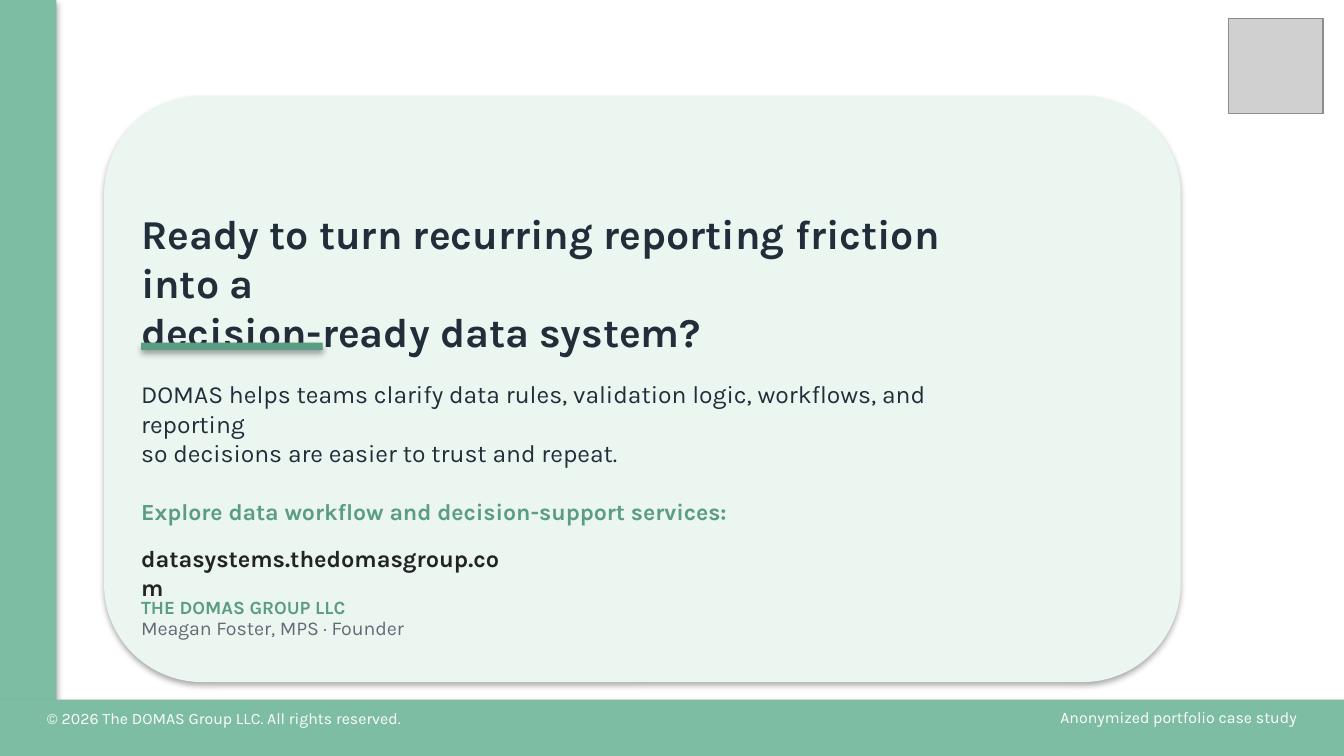
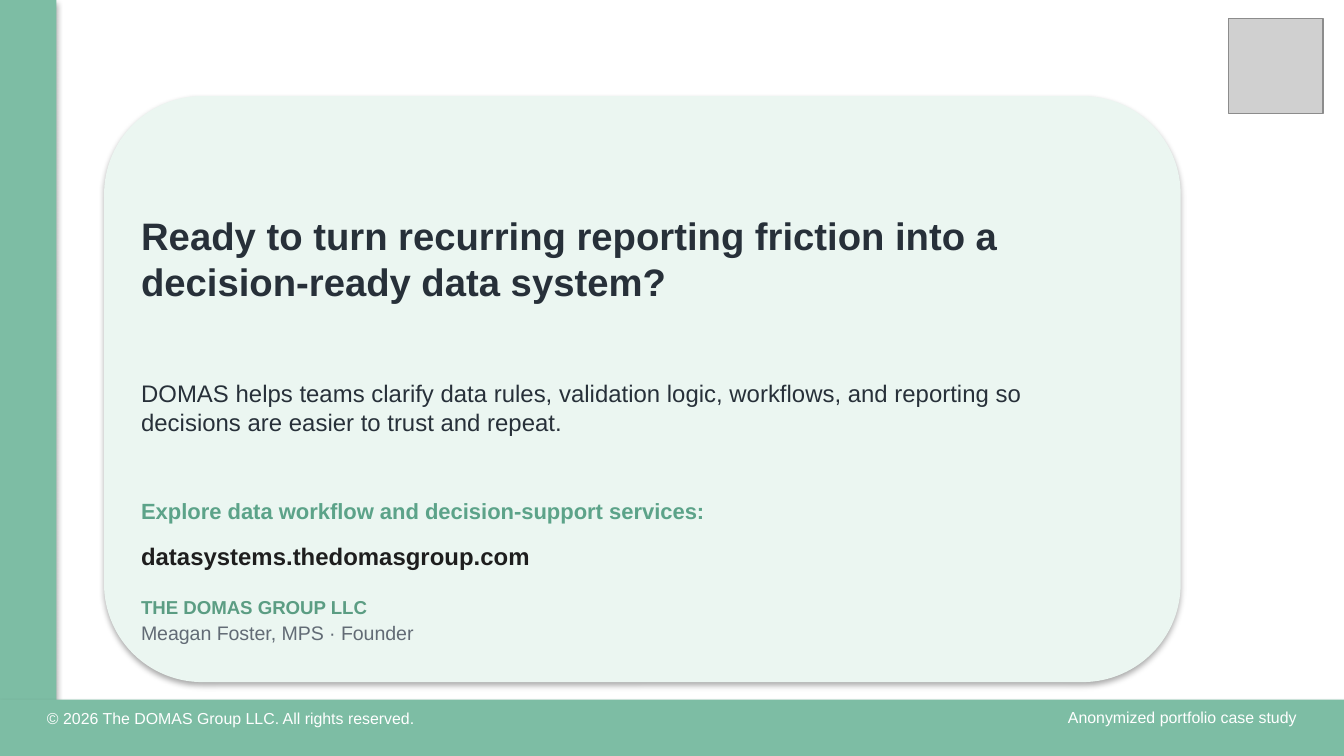
Before and after one commit to TheDOMASGroupLLC/healthcare-operations-benchmarking, a slide deck: slide 15 of case-study/Healthcare_Operations_Benchmarking_Case_Study.pptx (slide 17 before the commit). Drawn at 1344x756 pixels with LibreOffice and Linux fonts; fonts in the diff are those of the drawing; grey boxes stand for pictures; background and template pictures are left out. Boxes give left, top, right and bottom in pixels: in the first picture for what was removed or moved away, otherwise in the second. Text is boxed around its words. In the diff, an @@ line names an element or a change of style, - is before the commit and + after.

```diff
--- a/case-study/Healthcare_Operations_Benchmarking_Case_Study.pptx
+++ b/case-study/Healthcare_Operations_Benchmarking_Case_Study.pptx
@@ text at (x1=141, y1=222, x2=997, y2=304): text changed; size 22 to 20.5 pt; font Karla to Arial; text colour #222D3A to #273039 @@
-Ready to turn recurring reporting friction into a
-decision-ready data system?
+Ready to turn recurring reporting friction into a decision-ready data system?
@@ rectangle removed at (x1=141, y1=343, x2=323, y2=351) @@
@@ text at (x1=141, y1=384, x2=1021, y2=436): text changed; size 13.2 to 12.8 pt; font Karla to Arial; text colour #222D3A to #273039 @@
-DOMAS helps teams clarify data rules, validation logic, workflows, and reporting
-so decisions are easier to trust and repeat.
+DOMAS helps teams clarify data rules, validation logic, workflows, and reporting so decisions are easier to trust and repeat.
@@ text "Explore data workflow and decision-support ..." at (x1=141, y1=503, x2=704, y2=524): size 12.4 to 11.8 pt, font Karla to Arial, text colour #5B9D83 to #5CA389 @@
@@ text "datasystems.thedomasgroup.com" at (x1=141, y1=547, x2=529, y2=570): size 12.6 to 12.8 pt, font Karla to Arial, text colour #232323 to #1E1E1E @@
@@ font Karla to Arial in 4 elements at (x1=141, y1=601, x2=367, y2=614), (x1=63, y1=712, x2=414, y2=727), (x1=1068, y1=711, x2=1297, y2=726), (x1=141, y1=626, x2=413, y2=644) @@
```
Also in this commit, not shown: 14 other slides changed, 2 slides removed, 2 other files.
